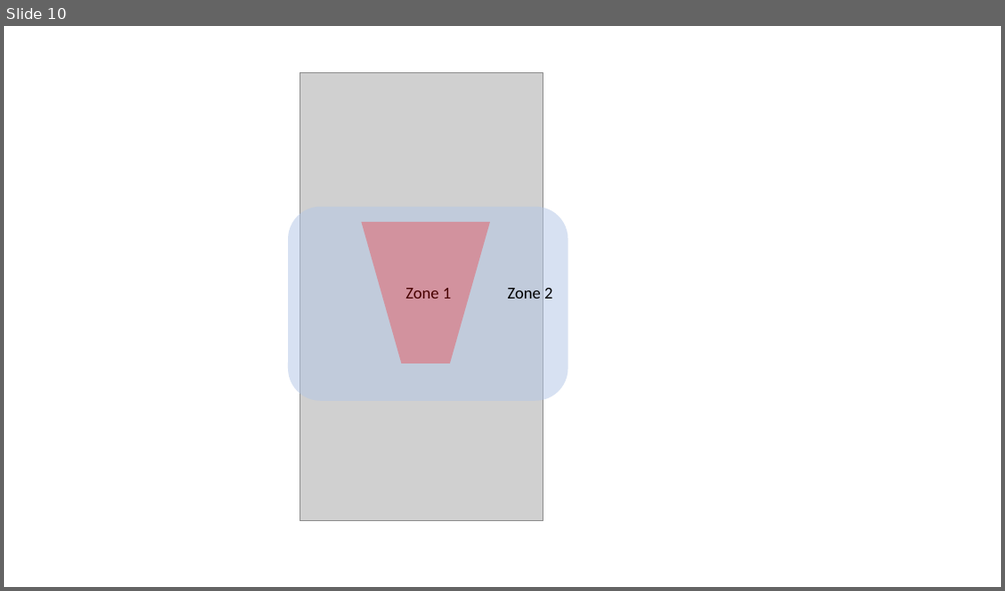
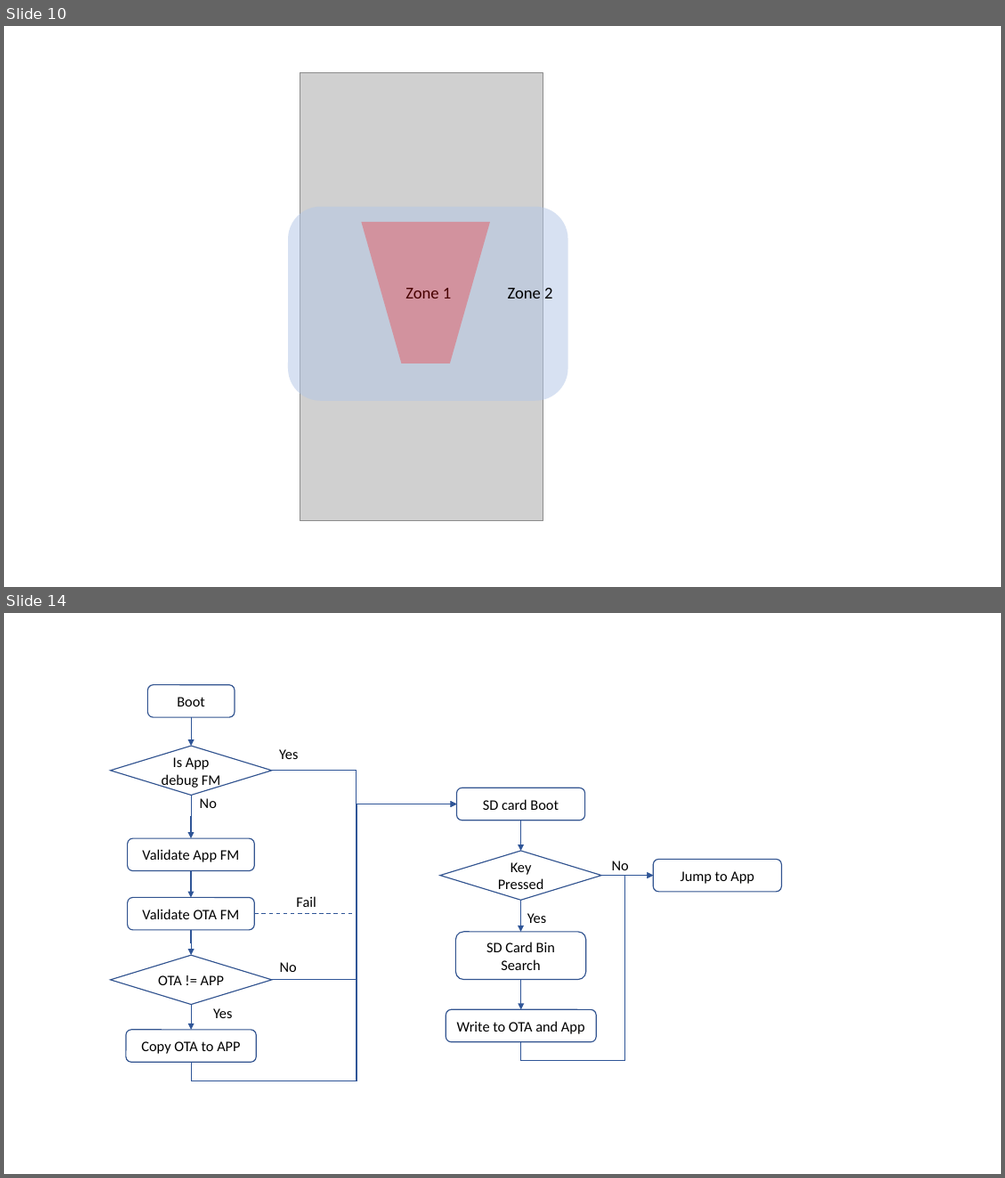
Before and after one commit to majianjia/QingStation, a slide deck: doc/figures/digrams.pptx. Shown one above the other, each under a label of ours: slide 10 before the commit, slides 10 and 14 after it; the slides between them are not shown. The pictures are 1005x591 and 1005x1178 pixels, drawn with LibreOffice and Linux fonts; fonts in the diff are those of the drawing; grey boxes stand for pictures. Boxes give left, top, right and bottom in pixels: in the first picture for what was removed or moved away, otherwise in the second. Text is boxed around its words. In the diff, an @@ line names an element or a change of style, - is before the commit and + after.

```diff
--- a/doc/figures/digrams.pptx
+++ b/doc/figures/digrams.pptx
@@ slide 14 added at <box>4,613,1001,1174</box>, background #FFFFFF @@
@@ rounded rectangle added at <box>147,685,235,717</box>, outline #325491 1 pt, 14 pt, text #000000 @@
+Boot
@@ elbow arrow added from (191, 717) to (191, 747), #2F5597 1 pt @@
@@ diamond added at <box>110,747,272,795</box>, outline #325491 1 pt, 14 pt, text #000000 @@
+Is App debug FM
@@ elbow arrow added from (272, 770) to (456, 803), #2F5597 1 pt @@
@@ text added at <box>279,749,298,759</box>, 14 pt, text #000000 @@
+Yes
@@ elbow arrow added from (191, 795) to (191, 838), #2F5597 1 pt @@
@@ text added at <box>200,798,217,808</box>, 14 pt, text #000000 @@
+No
@@ rounded rectangle added at <box>456,788,585,820</box>, outline #325491 1 pt, 14 pt, text #000000 @@
+SD card Boot
@@ elbow arrow added from (191, 1062) to (456, 803), #2F5597 1 pt @@
@@ elbow arrow added from (272, 980) to (456, 803), #2F5597 1 pt @@
@@ elbow arrow added from (521, 820) to (521, 851), #2F5597 1 pt @@
@@ rounded rectangle added at <box>128,838,254,870</box>, outline #325491 1 pt, 14 pt, text #000000 @@
+Validate App FM
@@ diamond added at <box>440,851,601,900</box>, outline #325491 1 pt, 14 pt, text #000000 @@
+Key Pressed
@@ elbow arrow added from (191, 871) to (191, 897), #2F5597 1 pt @@
@@ elbow arrow added from (521, 1042) to (653, 876), #2F5597 1 pt @@
@@ elbow arrow added from (601, 876) to (653, 876), #2F5597 1 pt @@
@@ text added at <box>612,860,629,870</box>, 14 pt, text #000000 @@
+No
@@ rounded rectangle added at <box>653,859,782,892</box>, outline #325491 1 pt, 14 pt, text #000000 @@
+Jump to App
@@ rounded rectangle added at <box>128,897,254,929</box>, outline #325491 1 pt, 14 pt, text #000000 @@
+Validate OTA FM
@@ text added at <box>296,896,316,907</box>, 14 pt, text #000000 @@
+Fail
@@ elbow arrow added from (521, 900) to (521, 932), #2F5597 1 pt @@
@@ elbow arrow added from (191, 930) to (191, 955), #2F5597 1 pt @@
@@ line added from (254, 914) to (353, 914), #2F5597 1 pt dashed @@
@@ rounded rectangle added at <box>455,932,586,980</box>, outline #325491 1 pt, 14 pt, text #000000 @@
+SD Card Bin Search
@@ text added at <box>527,913,546,923</box>, 14 pt, text #000000 @@
+Yes
@@ diamond added at <box>110,955,272,1004</box>, outline #325491 1 pt, 14 pt, text #000000 @@
+OTA != APP
@@ text added at <box>280,962,297,972</box>, 14 pt, text #000000 @@
+No
@@ elbow arrow added from (521, 980) to (521, 1009), #2F5597 1 pt @@
@@ elbow arrow added from (191, 1004) to (191, 1030), #2F5597 1 pt @@
@@ text added at <box>213,1008,232,1018</box>, 14 pt, text #000000 @@
+Yes
@@ rounded rectangle added at <box>446,1009,596,1041</box>, outline #325491 1 pt, 14 pt, text #000000 @@
+Write to OTA and App
@@ rounded rectangle added at <box>126,1030,256,1062</box>, outline #325491 1 pt, 14 pt, text #000000 @@
+Copy OTA to APP
```
Also in this commit, not shown: 2 other slides added, 5 other files.
